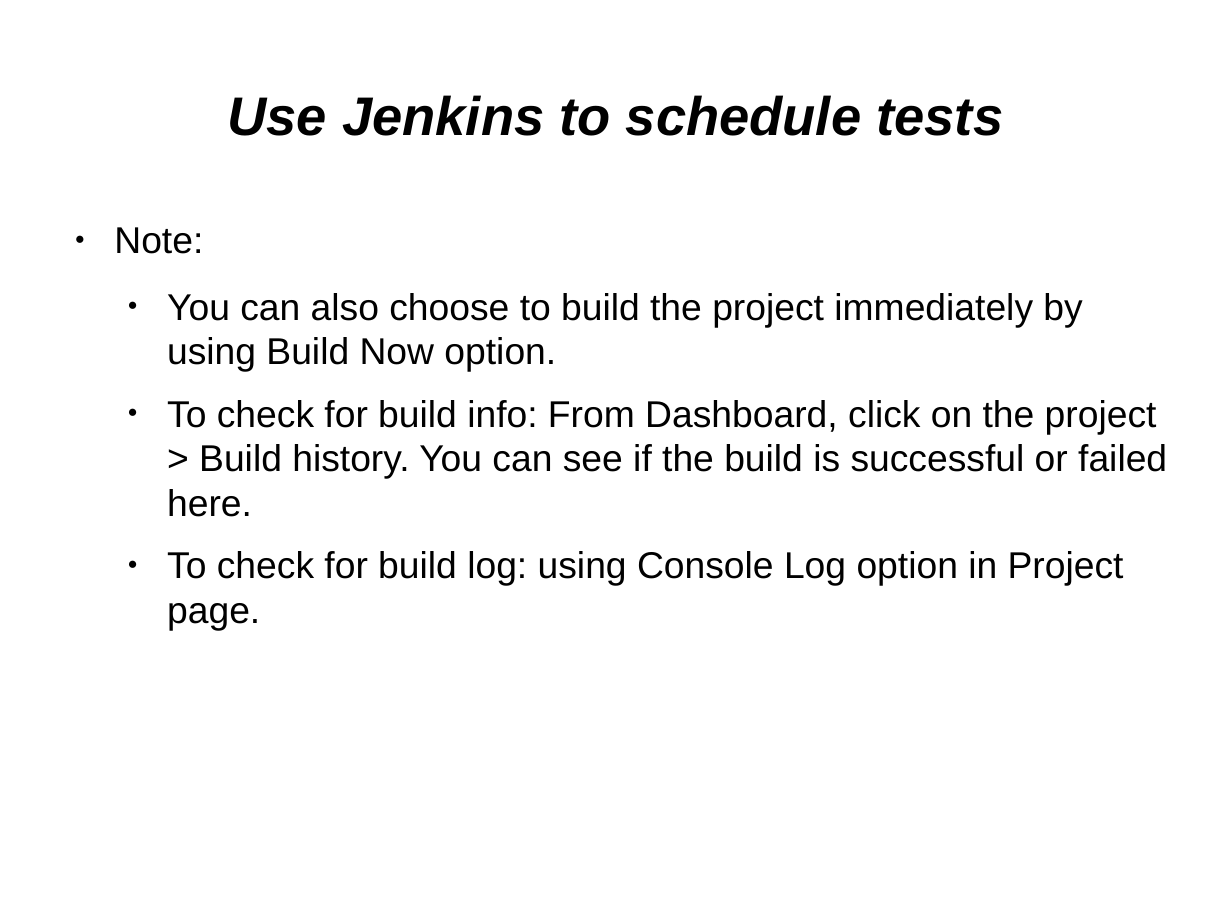
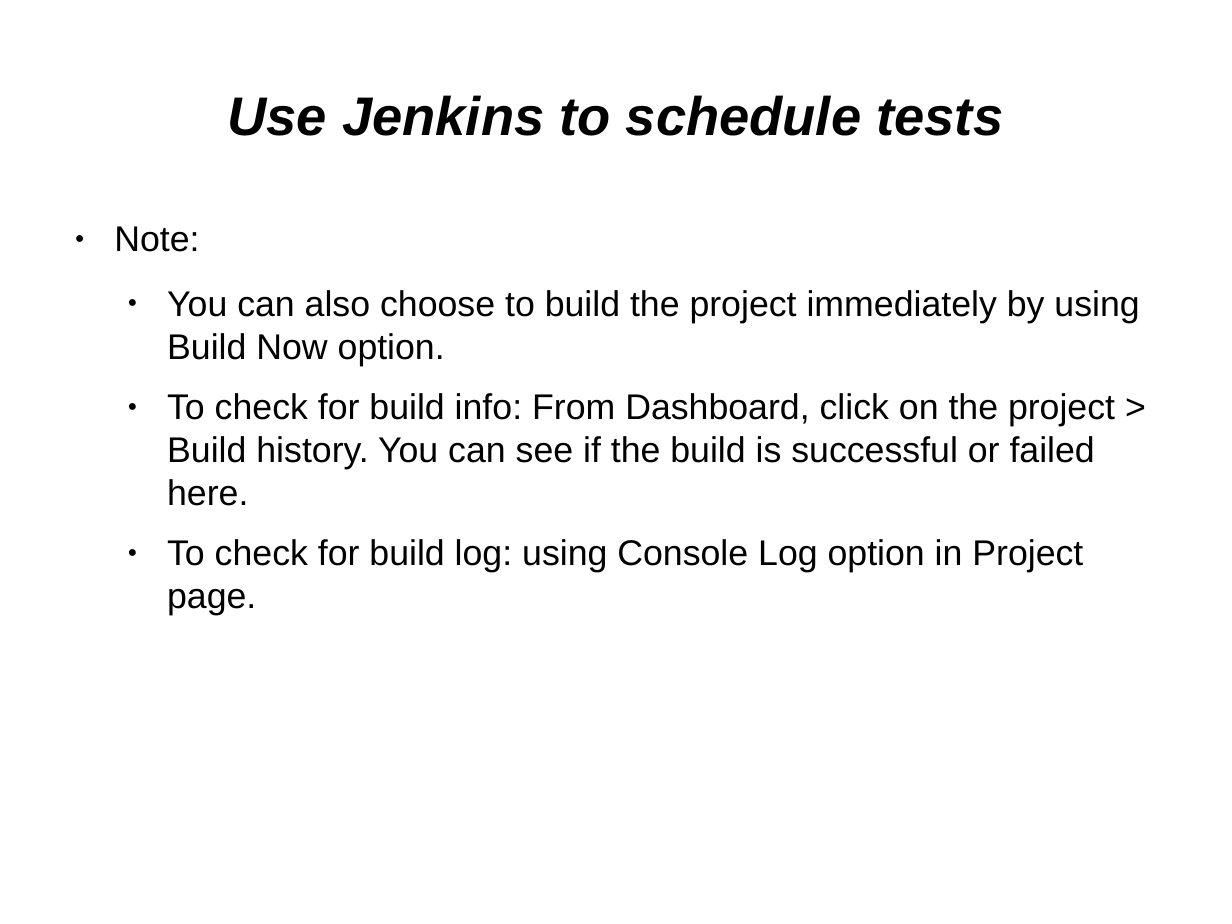
Before and after one commit to kirol/selenium, a slide deck: slide 27 of Selenium & Testops.odp. Drawn at 1232x924 pixels with LibreOffice and Linux fonts; fonts in the diff are those of the drawing. Boxes give left, top, right and bottom in pixels: in the first picture for what was removed or moved away, otherwise in the second. Text is boxed around its words. In the diff, an @@ line names an element or a change of style, - is before the commit and + after.

```diff
--- a/Selenium & Testops.odp
+++ b/Selenium & Testops.odp
@@ text "Note:" at [114, 226, 1139, 615]: size 24 to 23 pt @@
```
Also in this commit, not shown: 15 other slides changed, 4 slides added, 1 slide removed, 1 other file.
